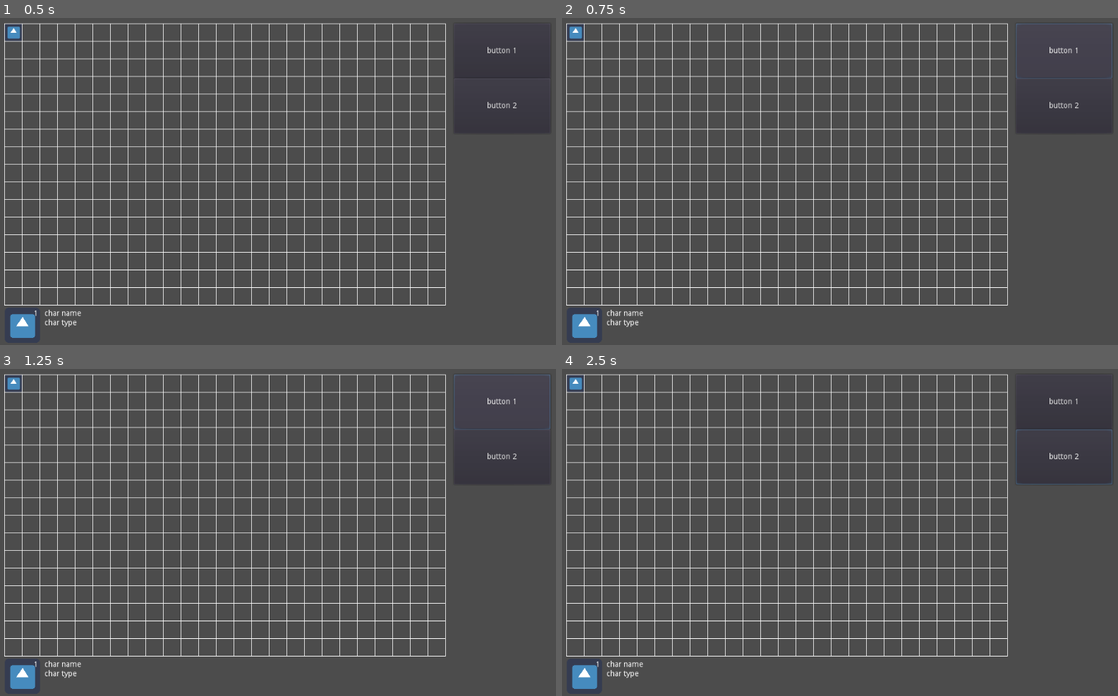
Above: before the commit, frames 1-4 (two rows, left to right).
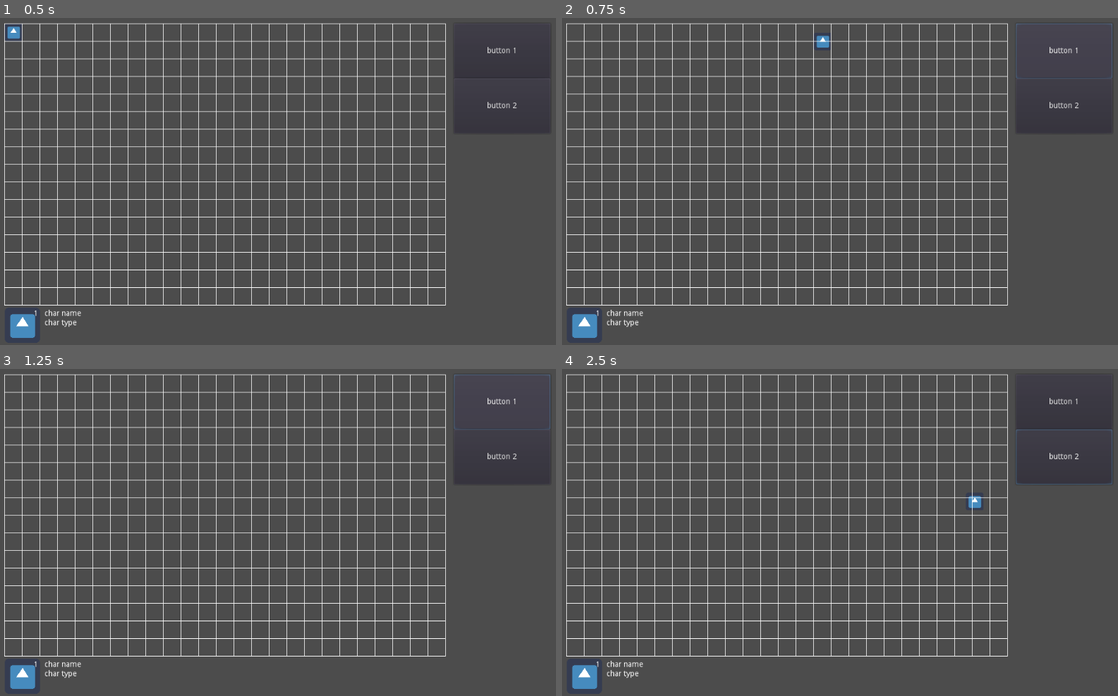
Above: after the commit, the same moments.

Repository: DevelopedAphid/Dungeons-and-Degenerate-Gamblers
Game: Godot game, scene res://GUI.tscn
Same seed, same stepped clock (60 frames per second), same inputs: the game is played once before the commit and once after it. The engine's default icon, where the game draws it, is replaced by a stand-in: a white triangle on a blue panel in a dark square.
Inputs (mouse positions are in pixels of both pictures, inside the frame that each line leads up to):
- Up to frame 1 (0.5 s): no input
- Up to frame 2 (0.75 s): click "button 1" at 0.5 s
- Up to frame 3 (1.25 s): no input
- Up to frame 4 (2.5 s): click "button 2" at 1.25 s; tap Enter at 2 s; move the mouse to (962, 516) at 2.02 s; hold Right (ui_right) from 2.03 s (still down); click (962, 516) at 2.1 s

Frame 1 is identical in both runs. In frame 2, 0.2% of the frame differs, in the area x 1-49%, y 2-10%; in frame 3, less than 0.1%; in frame 4, 0.2%.

Commit message:
character moveable with mouse
- character can now be moved by keyboard or mouse clicks

Diff:
--- a/ActionFrame.gd
+++ b/ActionFrame.gd
@@ -1,11 +1,14 @@
 extends Line2D
 
 var grid_size: int = 32
+var action_frame_resolution: Vector2
+var action_frame_offset: Vector2
+
 
 
 func _ready():
-	var action_frame_resolution: Vector2 = get_parent().action_frame_resolution
-	var action_frame_offset: Vector2 = get_parent().action_frame_offset
+	action_frame_resolution = get_parent().action_frame_resolution
+	action_frame_offset = get_parent().action_frame_offset
 
 	add_point(Vector2(action_frame_offset.x, action_frame_offset.y))
 	add_point(Vector2(action_frame_offset.x, action_frame_resolution.y + action_frame_offset.y))
@@ -14,3 +17,9 @@
 	add_point(Vector2(action_frame_offset.x, action_frame_offset.y))
 
 	get_node("Character").position = Vector2(action_frame_offset.x+grid_size/2, action_frame_offset.y+grid_size/2)
+
+func snap_vector_to_grid(vector: Vector2) -> Vector2:
+	var vector_from_top_left: Vector2 = vector - action_frame_offset
+	vector_from_top_left.x = stepify(vector_from_top_left.x + action_frame_offset.x, grid_size)
+	vector_from_top_left.y = stepify(vector_from_top_left.y + action_frame_offset.y, grid_size)
+	return vector_from_top_left
--- a/Character.gd
+++ b/Character.gd
@@ -34,6 +34,12 @@
 			position, position + Vector2(0,-move_step),
 			1, Tween.TRANS_LINEAR, Tween.EASE_IN_OUT)
 		tween.start()
+	if Input.is_action_just_released("click") and not is_moving:
+		is_moving = true
+		tween.interpolate_property(self, "position",
+			position, get_parent().snap_vector_to_grid(get_global_mouse_position()),
+			1, Tween.TRANS_LINEAR, Tween.EASE_IN_OUT)
+		tween.start()
 
 
 func _on_Tween_tween_all_completed():
--- a/project.godot
+++ b/project.godot
@@ -14,6 +14,14 @@
 run/main_scene="res://GUI.tscn"
 config/icon="res://icon.png"
 
+[input]
+
+click={
+"deadzone": 0.5,
+"events": [ Object(InputEventMouseButton,"resource_local_to_scene":false,"resource_name":"","device":0,"alt":false,"shift":false,"control":false,"meta":false,"command":false,"button_mask":0,"position":Vector2( 0, 0 ),"global_position":Vector2( 0, 0 ),"factor":1.0,"button_index":1,"pressed":false,"doubleclick":false,"script":null)
+ ]
+}
+
 [physics]
 
 common/enable_pause_aware_picking=true
